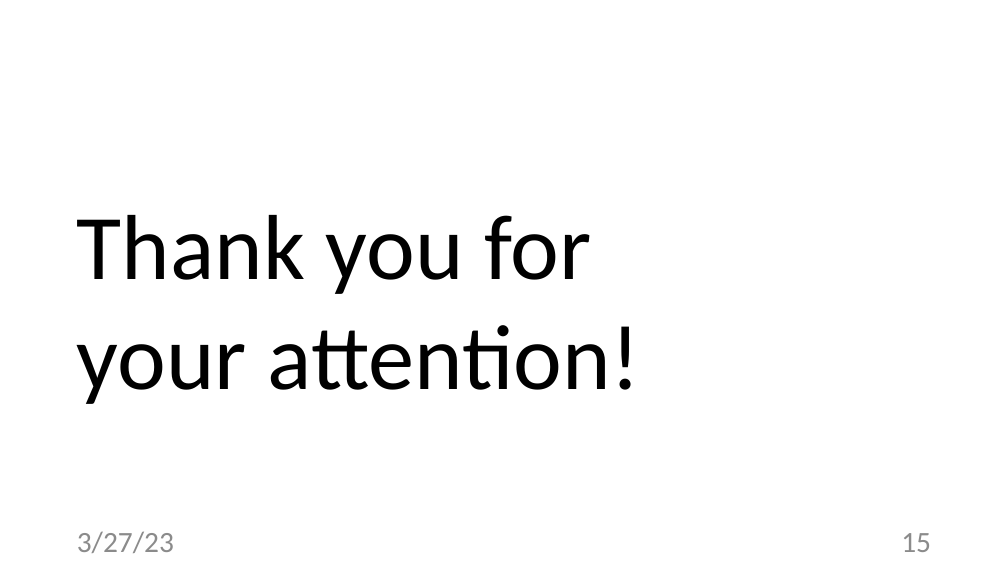
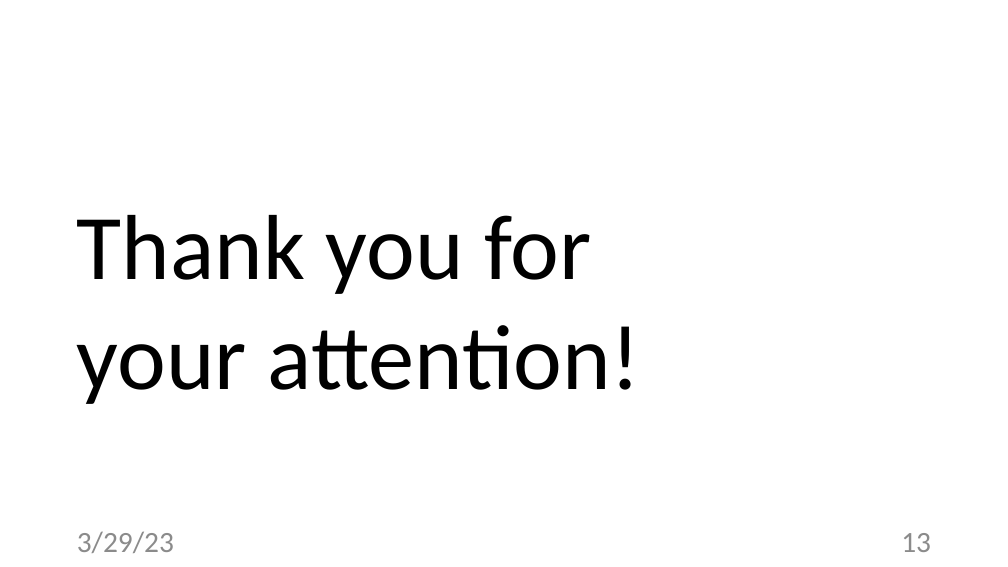
Before and after one commit to alexjungaalto/FederatedLearning, a slide deck: slide 13 of slides/CS-E4740_FLMainFlavors.pptx (slide 15 before the commit). Drawn at 1008x567 pixels with LibreOffice and Linux fonts; fonts in the diff are those of the drawing. Boxes give left, top, right and bottom in pixels: in the first picture for what was removed or moved away, otherwise in the second. Text is boxed around its words. In the diff, an @@ line names an element or a change of style, - is before the commit and + after.

```diff
--- a/slides/CS-E4740_FLMainFlavors.pptx
+++ b/slides/CS-E4740_FLMainFlavors.pptx
@@ text at bbox=[77, 531, 174, 553]: text changed @@
-3/27/23
+3/29/23
@@ page number at bbox=[901, 533, 931, 552]: text changed @@
-15
+13
```
Also in this commit, not shown: 7 other slides changed, 5 slides added, 7 slides removed, 7 other files.
